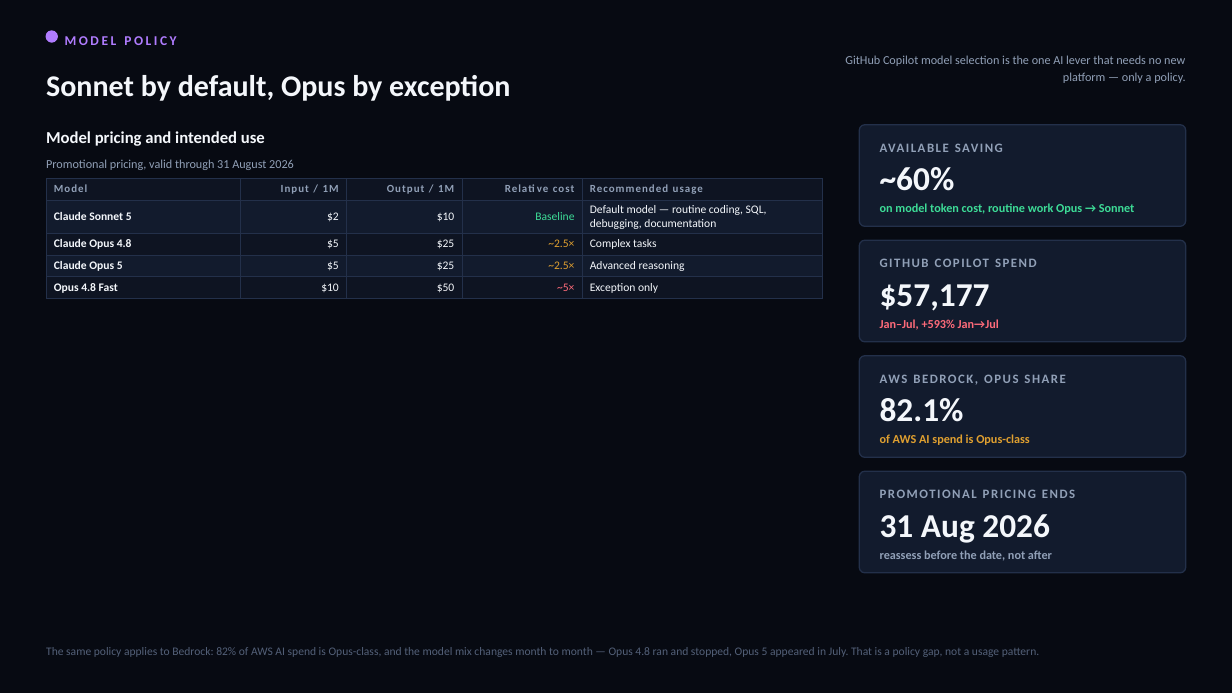
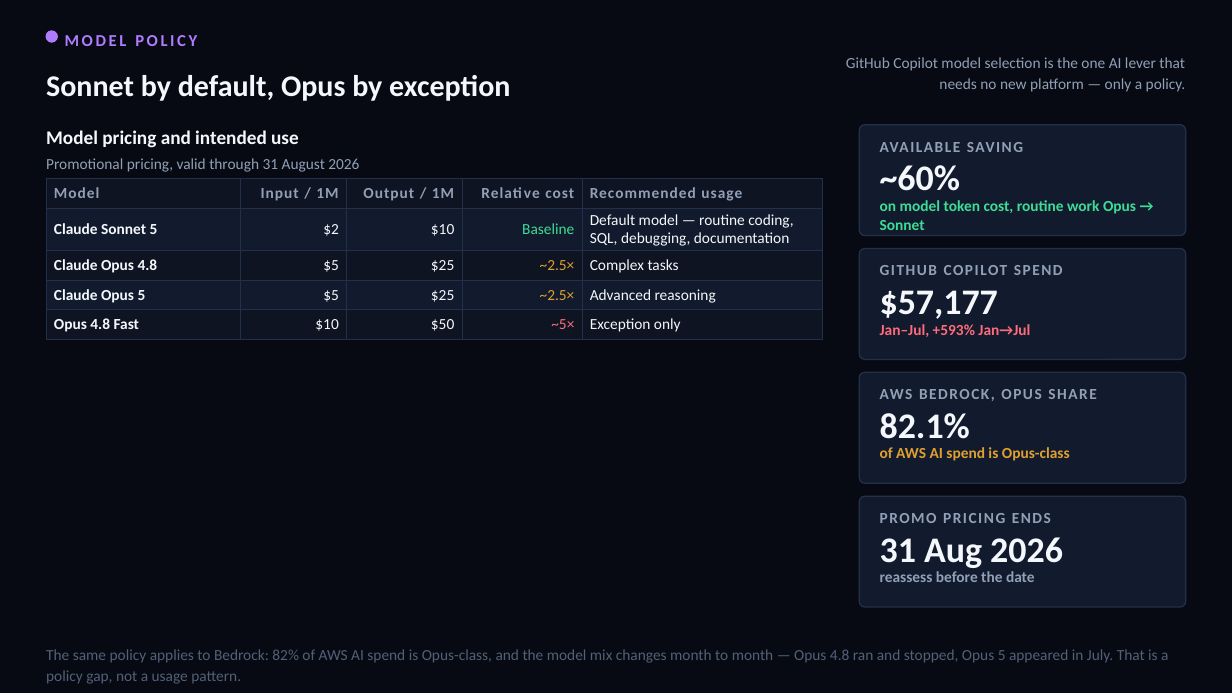
Before and after one commit to arielga5-code/Finops, a slide deck: slide 22 of deck/Harel_Cloud_Cost_CIO_v34.pptx. Drawn at 1232x693 pixels with LibreOffice and Linux fonts; fonts in the diff are those of the drawing. Boxes give left, top, right and bottom in pixels: in the first picture for what was removed or moved away, otherwise in the second. Text is boxed around its words. In the diff, an @@ line names an element or a change of style, - is before the commit and + after.

```diff
--- a/deck/Harel_Cloud_Cost_CIO_v34.pptx
+++ b/deck/Harel_Cloud_Cost_CIO_v34.pptx
@@ text "MODEL POLICY" at bbox=[65, 35, 197, 46]: size 10.5 to 13 pt @@
@@ text "GitHub Copilot model selection is ..." at bbox=[846, 57, 1186, 92]: size 9.5 to 12 pt @@
@@ text "Model pricing and intended use" at bbox=[46, 130, 299, 148]: size 13 to 15 pt @@
@@ rounded rectangle: place and size @@
-rounded rectangle at bbox=[860, 125, 1186, 226]
+rounded rectangle at bbox=[860, 125, 1186, 236]
@@ text "Promotional pricing, valid through 31 ..." at bbox=[46, 158, 359, 172]: size 9.5 to 12 pt @@
@@ table at bbox=[46, 178, 823, 336] @@
@@ size 8.5 to 12 pt in "Model", "Input / 1M", "Output / 1M", "Relative cost" and 1 more places @@
@@ size 9 to 12 pt in "Claude Sonnet 5", "$2", "$10", "Baseline" and 16 more places @@
@@ rounded rectangle: place and size @@
-rounded rectangle at bbox=[860, 240, 1186, 342]
+rounded rectangle at bbox=[860, 249, 1186, 360]
@@ text "GITHUB COPILOT SPEND": place and size @@
-text "GITHUB COPILOT SPEND" at bbox=[880, 251, 1165, 274]
+text "GITHUB COPILOT SPEND" at bbox=[880, 265, 937, 275]
@@ rounded rectangle: place and size @@
-rounded rectangle at bbox=[860, 356, 1186, 457]
+rounded rectangle at bbox=[860, 372, 1186, 483]
@@ size 10 to 12 pt in 3 elements at bbox=[880, 134, 1165, 158], bbox=[880, 265, 937, 275], bbox=[880, 389, 913, 399] @@
@@ text "AWS BEDROCK, OPUS SHARE": place and size @@
-text "AWS BEDROCK, OPUS SHARE" at bbox=[880, 367, 1165, 389]
+text "AWS BEDROCK, OPUS SHARE" at bbox=[880, 389, 913, 399]
@@ text "82.1%": place and size @@
-text "82.1%" at bbox=[880, 398, 964, 422]
+text "82.1%" at bbox=[880, 413, 970, 439]
@@ size 9.5 to 12 pt; line spacing 1 to 1.05; vertical alignment middle to top in 3 elements at bbox=[880, 200, 1136, 230], bbox=[880, 324, 1030, 337], bbox=[880, 447, 1070, 461] @@
@@ text "of AWS AI spend is ...": place and size @@
-text "of AWS AI spend is ..." at bbox=[880, 434, 1030, 445]
+text "of AWS AI spend is ..." at bbox=[880, 447, 1070, 461]
@@ proportions changed in 4 elements at bbox=[860, 125, 1186, 236], bbox=[860, 249, 1186, 360], bbox=[860, 372, 1186, 483], bbox=[860, 496, 1186, 607] @@
@@ rounded rectangle: place and size @@
-rounded rectangle at bbox=[860, 471, 1186, 573]
+rounded rectangle at bbox=[860, 496, 1186, 607]
@@ size 26 to 28 pt in 4 elements at bbox=[880, 165, 960, 191], bbox=[880, 290, 998, 319], bbox=[880, 413, 970, 439], bbox=[880, 537, 1063, 568] @@
@@ text "31 Aug 2026": place and size @@
-text "31 Aug 2026" at bbox=[880, 514, 1050, 543]
+text "31 Aug 2026" at bbox=[880, 537, 1063, 568]
@@ text at bbox=[880, 513, 937, 523]: text changed; size 10 to 12 pt @@
-PROMOTIONAL PRICING ENDS
+PROMO PRICING ENDS
@@ text "reassess before the date" at bbox=[880, 571, 1035, 582]: vertical alignment middle to top @@
@@ text at bbox=[880, 571, 1035, 582]: text changed; size 9.5 to 12 pt @@
-reassess before the date, not after
+reassess before the date
@@ text "The same policy applies to ..." at bbox=[46, 649, 1168, 684]: size 9 to 12 pt @@
```
Also in this commit, not shown: 35 other slides changed, 6 other files.
